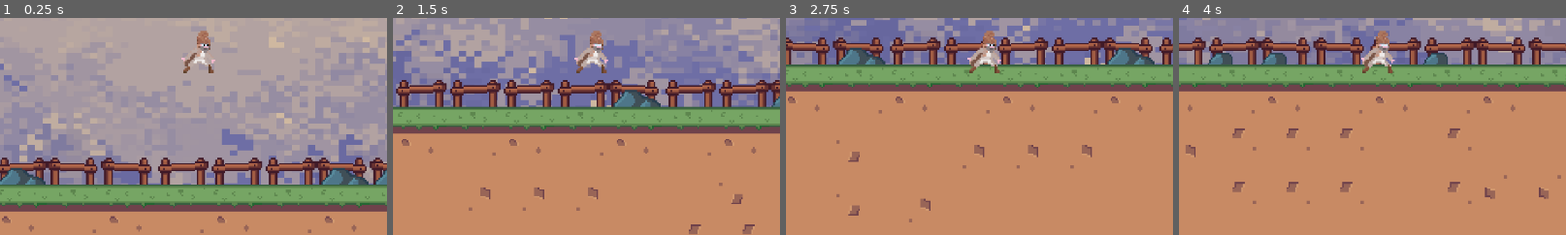
Above: before the commit, frames 1-4 (left to right).
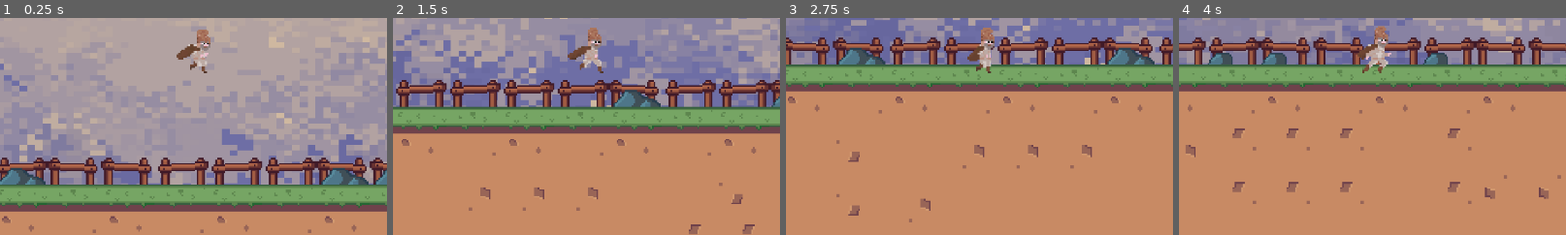
Above: after the commit, the same moments.

Repository: undeadskeleton/devworm_project
Game: Godot game, scene res://scene/stage_lvl.tscn
Two runs of this game, one before a commit and one after it. Both use one fixed random seed, a clock stepped at 60 frames per second and the inputs below.
Inputs:
- Up to frame 1 (0.25 s): no input
- Up to frame 2 (1.5 s): hold D (right) from 0.53 s (still down); tap Space (jump) at 0.77 s
- Up to frame 3 (2.75 s): tap Space (jump) at 1.52 s; release D (right) at 2.03 s; hold A (left) from 2.03 s (still down)
- Up to frame 4 (4 s): release A (left) at 2.78 s; hold D (right) from 2.78 s (still down); tap Space (jump) at 3.02, 3.77 s
The pictures show only the part of the screen within x 24-74%, y 44-94%; the shares and areas given below are measured in that part.

The runs differ from the first frame. In frame 1, 0.8% of the frame differs, in the area x 45-56%, y 5-26%; in frame 2, 0.9%, in the area x 45-56%, y 4-26%; in frame 3, 0.9%; in frame 4, 0.9%.

Commit message:
created handle_animation method in player.gd script
created a handle_animation() method in player.gd script to cycle through different animation of idle.run,attack,jump

Diff:
--- a/scene/player.tscn
+++ b/scene/player.tscn
@@ -1,36 +1,35 @@
-[gd_scene load_steps=60 format=3 uid="uid://wovkjidshlch"]
-
-[ext_resource type="Texture2D" uid="uid://b5yr2fpnrwy8c" path="res://assets/Dacian Warrior Animated Pixel-Art 2D/Attack/100x100/Attack Sprite 0-1.png" id="1_p6a28"]
+[gd_scene load_steps=59 format=3 uid="uid://wovkjidshlch"]
+
 [ext_resource type="Script" path="res://scripts/player.gd" id="1_pacu0"]
 [ext_resource type="Texture2D" uid="uid://bxmuevp3gv7uf" path="res://assets/Dacian Warrior Animated Pixel-Art 2D/Attack/50x50/Attack 0-1 Sprite Sheet.png" id="2_cchxm"]
 [ext_resource type="Texture2D" uid="uid://c2autnt857cb5" path="res://assets/Dacian Warrior Animated Pixel-Art 2D/Fall/50x50/Fall 0 Sprite Sheet.png" id="3_3txj1"]
 [ext_resource type="Texture2D" uid="uid://c1ye5fg74x4cp" path="res://assets/Dacian Warrior Animated Pixel-Art 2D/Idle/50x50/Idle Sprite 1.png" id="4_tbqu7"]
 [ext_resource type="Texture2D" uid="uid://bfnwupoxl6ba7" path="res://assets/Dacian Warrior Animated Pixel-Art 2D/Jump/50x50/Jump Sprite 0.png" id="5_1up2p"]
-[ext_resource type="Texture2D" uid="uid://b1aasj3j1mtqw" path="res://assets/Dacian Warrior Animated Pixel-Art 2D/Run/100x100/Run Sprite 0.png" id="6_fbano"]
+[ext_resource type="Texture2D" uid="uid://d0x0chiptpay5" path="res://assets/Dacian Warrior Animated Pixel-Art 2D/Run/50x50/Run Sprite 0.png" id="6_mnuwh"]
 [ext_resource type="Texture2D" uid="uid://d106o3xylcgod" path="res://assets/Dacian Warrior Animated Pixel-Art 2D/Attack/50x50/Attack Sprite 0.png" id="7_xhtgl"]
 [ext_resource type="Texture2D" uid="uid://cwf1vorw40xk6" path="res://assets/Dacian Warrior Animated Pixel-Art 2D/Fall/50x50/Fall 1 Sprite Sheet.png" id="8_3mnoq"]
 [ext_resource type="Texture2D" uid="uid://gp05isauh3o7" path="res://assets/Dacian Warrior Animated Pixel-Art 2D/Idle/50x50/Idle Sprite 0.png" id="9_7f8kq"]
-[ext_resource type="Texture2D" uid="uid://0crb55joo2fy" path="res://assets/Dacian Warrior Animated Pixel-Art 2D/Run/100x100/Run Sprite 2.png" id="10_4r2yt"]
-
-[sub_resource type="AtlasTexture" id="AtlasTexture_jy4gf"]
-atlas = ExtResource("1_p6a28")
-region = Rect2(700, 0, 100, 74)
-
-[sub_resource type="AtlasTexture" id="AtlasTexture_a5sm1"]
-atlas = ExtResource("1_p6a28")
-region = Rect2(400, 0, 100, 74)
-
-[sub_resource type="AtlasTexture" id="AtlasTexture_e5u5r"]
-atlas = ExtResource("1_p6a28")
-region = Rect2(300, 0, 100, 74)
-
-[sub_resource type="AtlasTexture" id="AtlasTexture_6r7lq"]
-atlas = ExtResource("1_p6a28")
-region = Rect2(800, 0, 100, 74)
-
-[sub_resource type="AtlasTexture" id="AtlasTexture_4twju"]
-atlas = ExtResource("1_p6a28")
-region = Rect2(900, 0, 100, 74)
+[ext_resource type="Texture2D" uid="uid://oox2hppkkx86" path="res://assets/Dacian Warrior Animated Pixel-Art 2D/Run/50x50/Run Sprite 2.png" id="10_0rgse"]
+
+[sub_resource type="AtlasTexture" id="AtlasTexture_v04bp"]
+atlas = ExtResource("2_cchxm")
+region = Rect2(300, 0, 50, 37)
+
+[sub_resource type="AtlasTexture" id="AtlasTexture_0kemk"]
+atlas = ExtResource("2_cchxm")
+region = Rect2(100, 0, 50, 37)
+
+[sub_resource type="AtlasTexture" id="AtlasTexture_rd8ig"]
+atlas = ExtResource("2_cchxm")
+region = Rect2(200, 0, 50, 37)
+
+[sub_resource type="AtlasTexture" id="AtlasTexture_ho2xu"]
+atlas = ExtResource("2_cchxm")
+region = Rect2(250, 0, 50, 37)
+
+[sub_resource type="AtlasTexture" id="AtlasTexture_78odq"]
+atlas = ExtResource("2_cchxm")
+region = Rect2(350, 0, 50, 37)
 
 [sub_resource type="AtlasTexture" id="AtlasTexture_y1wb4"]
 atlas = ExtResource("2_cchxm")
@@ -112,29 +111,29 @@
 atlas = ExtResource("5_1up2p")
 region = Rect2(200, 0, 50, 37)
 
-[sub_resource type="AtlasTexture" id="AtlasTexture_4jjh8"]
-atlas = ExtResource("6_fbano")
-region = Rect2(0, 0, 100, 74)
-
-[sub_resource type="AtlasTexture" id="AtlasTexture_inpp8"]
-atlas = ExtResource("6_fbano")
-region = Rect2(100, 0, 100, 74)
-
-[sub_resource type="AtlasTexture" id="AtlasTexture_jpuv6"]
-atlas = ExtResource("6_fbano")
-region = Rect2(200, 0, 100, 74)
-
-[sub_resource type="AtlasTexture" id="AtlasTexture_w2mvk"]
-atlas = ExtResource("6_fbano")
-region = Rect2(300, 0, 100, 74)
-
-[sub_resource type="AtlasTexture" id="AtlasTexture_ty7wm"]
-atlas = ExtResource("6_fbano")
-region = Rect2(400, 0, 100, 74)
-
-[sub_resource type="AtlasTexture" id="AtlasTexture_5u74b"]
-atlas = ExtResource("6_fbano")
-region = Rect2(500, 0, 100, 74)
+[sub_resource type="AtlasTexture" id="AtlasTexture_s5a8a"]
+atlas = ExtResource("6_mnuwh")
+region = Rect2(0, 0, 50, 37)
+
+[sub_resource type="AtlasTexture" id="AtlasTexture_o8uwe"]
+atlas = ExtResource("6_mnuwh")
+region = Rect2(50, 0, 50, 37)
+
+[sub_resource type="AtlasTexture" id="AtlasTexture_0ywox"]
+atlas = ExtResource("6_mnuwh")
+region = Rect2(100, 0, 50, 37)
+
+[sub_resource type="AtlasTexture" id="AtlasTexture_lhmt4"]
+atlas = ExtResource("6_mnuwh")
+region = Rect2(150, 0, 50, 37)
+
+[sub_resource type="AtlasTexture" id="AtlasTexture_2ywko"]
+atlas = ExtResource("6_mnuwh")
+region = Rect2(200, 0, 50, 37)
+
+[sub_resource type="AtlasTexture" id="AtlasTexture_frreo"]
+atlas = ExtResource("6_mnuwh")
+region = Rect2(250, 0, 50, 37)
 
 [sub_resource type="AtlasTexture" id="AtlasTexture_y2q65"]
 atlas = ExtResource("7_xhtgl")
@@ -176,43 +175,43 @@
 atlas = ExtResource("9_7f8kq")
 region = Rect2(100, 0, 50, 37)
 
-[sub_resource type="AtlasTexture" id="AtlasTexture_vqkgb"]
-atlas = ExtResource("10_4r2yt")
-region = Rect2(0, 0, 100, 74)
-
-[sub_resource type="AtlasTexture" id="AtlasTexture_mh3ag"]
-atlas = ExtResource("10_4r2yt")
-region = Rect2(100, 0, 100, 74)
-
-[sub_resource type="AtlasTexture" id="AtlasTexture_2a130"]
-atlas = ExtResource("10_4r2yt")
-region = Rect2(200, 0, 100, 74)
-
-[sub_resource type="AtlasTexture" id="AtlasTexture_ns8qe"]
-atlas = ExtResource("10_4r2yt")
-region = Rect2(300, 0, 100, 74)
-
-[sub_resource type="AtlasTexture" id="AtlasTexture_2fs7b"]
-atlas = ExtResource("10_4r2yt")
-region = Rect2(400, 0, 100, 74)
+[sub_resource type="AtlasTexture" id="AtlasTexture_t72p6"]
+atlas = ExtResource("10_0rgse")
+region = Rect2(0, 0, 50, 37)
+
+[sub_resource type="AtlasTexture" id="AtlasTexture_mdeyh"]
+atlas = ExtResource("10_0rgse")
+region = Rect2(50, 0, 50, 37)
+
+[sub_resource type="AtlasTexture" id="AtlasTexture_3b0vl"]
+atlas = ExtResource("10_0rgse")
+region = Rect2(100, 0, 50, 37)
+
+[sub_resource type="AtlasTexture" id="AtlasTexture_s2k1r"]
+atlas = ExtResource("10_0rgse")
+region = Rect2(150, 0, 50, 37)
+
+[sub_resource type="AtlasTexture" id="AtlasTexture_5t1er"]
+atlas = ExtResource("10_0rgse")
+region = Rect2(200, 0, 50, 37)
 
 [sub_resource type="SpriteFrames" id="SpriteFrames_7ag25"]
 animations = [{
 "frames": [{
 "duration": 1.0,
-"texture": SubResource("AtlasTexture_jy4gf")
-}, {
-"duration": 1.0,
-"texture": SubResource("AtlasTexture_a5sm1")
-}, {
-"duration": 1.0,
-"texture": SubResource("AtlasTexture_e5u5r")
-}, {
-"duration": 1.0,
-"texture": SubResource("AtlasTexture_6r7lq")
-}, {
-"duration": 1.0,
-"texture": SubResource("AtlasTexture_4twju")
+"texture": SubResource("AtlasTexture_v04bp")
+}, {
+"duration": 1.0,
+"texture": SubResource("AtlasTexture_0kemk")
+}, {
+"duration": 1.0,
+"texture": SubResource("AtlasTexture_rd8ig")
+}, {
+"duration": 1.0,
+"texture": SubResource("AtlasTexture_ho2xu")
+}, {
+"duration": 1.0,
+"texture": SubResource("AtlasTexture_78odq")
 }],
 "loop": false,
 "name": &"air_attack",
@@ -300,22 +299,22 @@
 }, {
 "frames": [{
 "duration": 1.0,
-"texture": SubResource("AtlasTexture_4jjh8")
-}, {
-"duration": 1.0,
-"texture": SubResource("AtlasTexture_inpp8")
-}, {
-"duration": 1.0,
-"texture": SubResource("AtlasTexture_jpuv6")
-}, {
-"duration": 1.0,
-"texture": SubResource("AtlasTexture_w2mvk")
-}, {
-"duration": 1.0,
-"texture": SubResource("AtlasTexture_ty7wm")
-}, {
-"duration": 1.0,
-"texture": SubResource("AtlasTexture_5u74b")
+"texture": SubResource("AtlasTexture_s5a8a")
+}, {
+"duration": 1.0,
+"texture": SubResource("AtlasTexture_o8uwe")
+}, {
+"duration": 1.0,
+"texture": SubResource("AtlasTexture_0ywox")
+}, {
+"duration": 1.0,
+"texture": SubResource("AtlasTexture_lhmt4")
+}, {
+"duration": 1.0,
+"texture": SubResource("AtlasTexture_2ywko")
+}, {
+"duration": 1.0,
+"texture": SubResource("AtlasTexture_frreo")
 }],
 "loop": true,
 "name": &"run",
@@ -368,19 +367,19 @@
 }, {
 "frames": [{
 "duration": 1.0,
-"texture": SubResource("AtlasTexture_vqkgb")
-}, {
-"duration": 1.0,
-"texture": SubResource("AtlasTexture_mh3ag")
-}, {
-"duration": 1.0,
-"texture": SubResource("AtlasTexture_2a130")
-}, {
-"duration": 1.0,
-"texture": SubResource("AtlasTexture_ns8qe")
-}, {
-"duration": 1.0,
-"texture": SubResource("AtlasTexture_2fs7b")
+"texture": SubResource("AtlasTexture_t72p6")
+}, {
+"duration": 1.0,
+"texture": SubResource("AtlasTexture_mdeyh")
+}, {
+"duration": 1.0,
+"texture": SubResource("AtlasTexture_3b0vl")
+}, {
+"duration": 1.0,
+"texture": SubResource("AtlasTexture_s2k1r")
+}, {
+"duration": 1.0,
+"texture": SubResource("AtlasTexture_5t1er")
 }],
 "loop": true,
 "name": &"weapon_run",
--- a/scripts/player.gd
+++ b/scripts/player.gd
@@ -1,4 +1,8 @@
 extends CharacterBody2D
+
+@onready var animated_sprite = $AnimatedSprite2D
+
+
 
 
 const SPEED = 400.0
@@ -7,6 +11,9 @@
 # Get the gravity from the project settings to be synced with RigidBody nodes.
 var gravity = 900
 
+var weapon_ready:bool
+func _ready():
+	weapon_ready=false
 
 func _physics_process(delta):
 	# Add the gravity.
@@ -26,3 +33,11 @@
 		velocity.x = move_toward(velocity.x, 0, SPEED)
 
 	move_and_slide()
+	handle_animation(direction)
+
+func handle_animation(dir):
+	if !weapon_ready:
+		if !velocity:
+			animated_sprite.play("idle")
+		if velocity:
+			animated_sprite.play("run")
